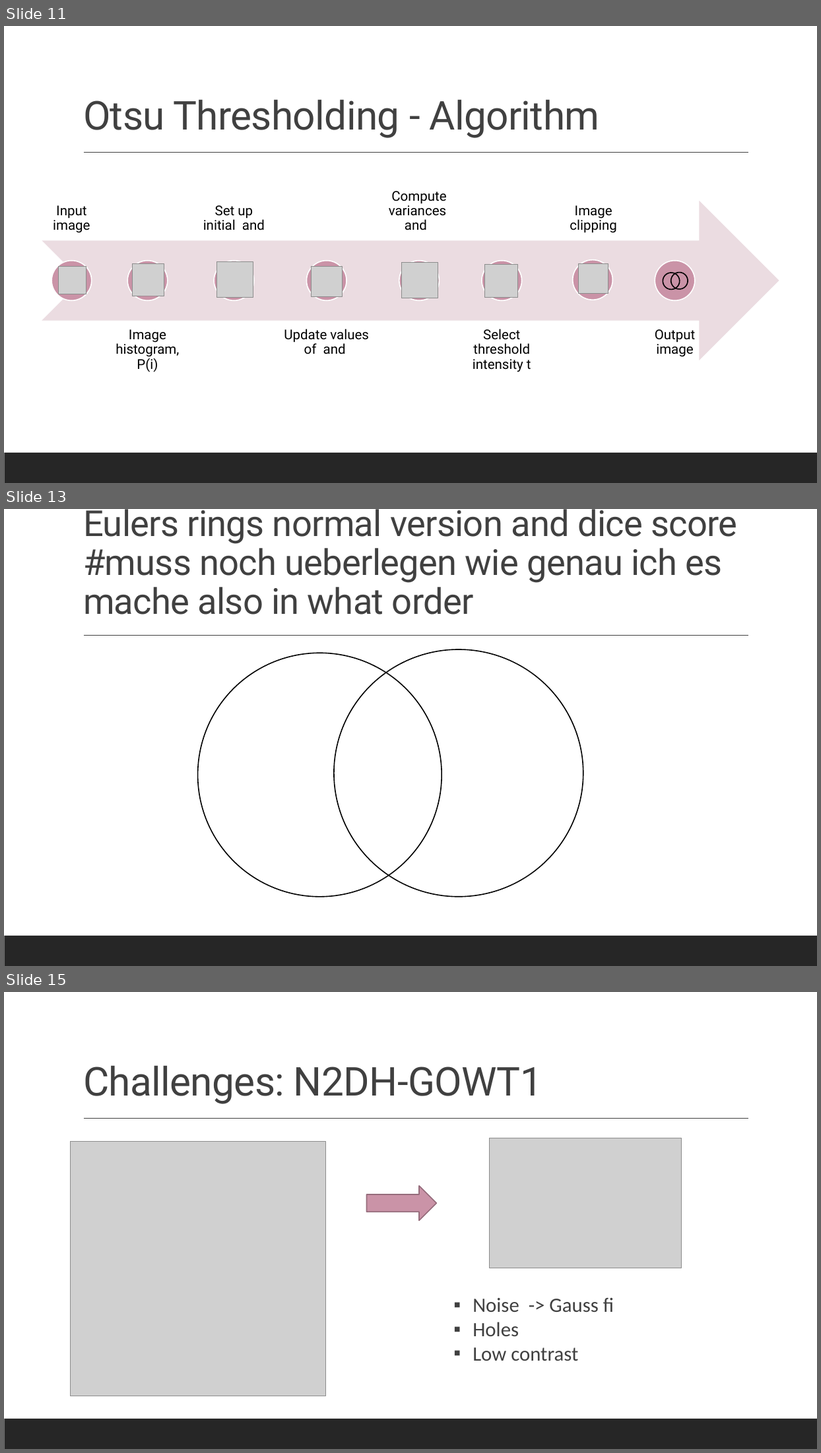
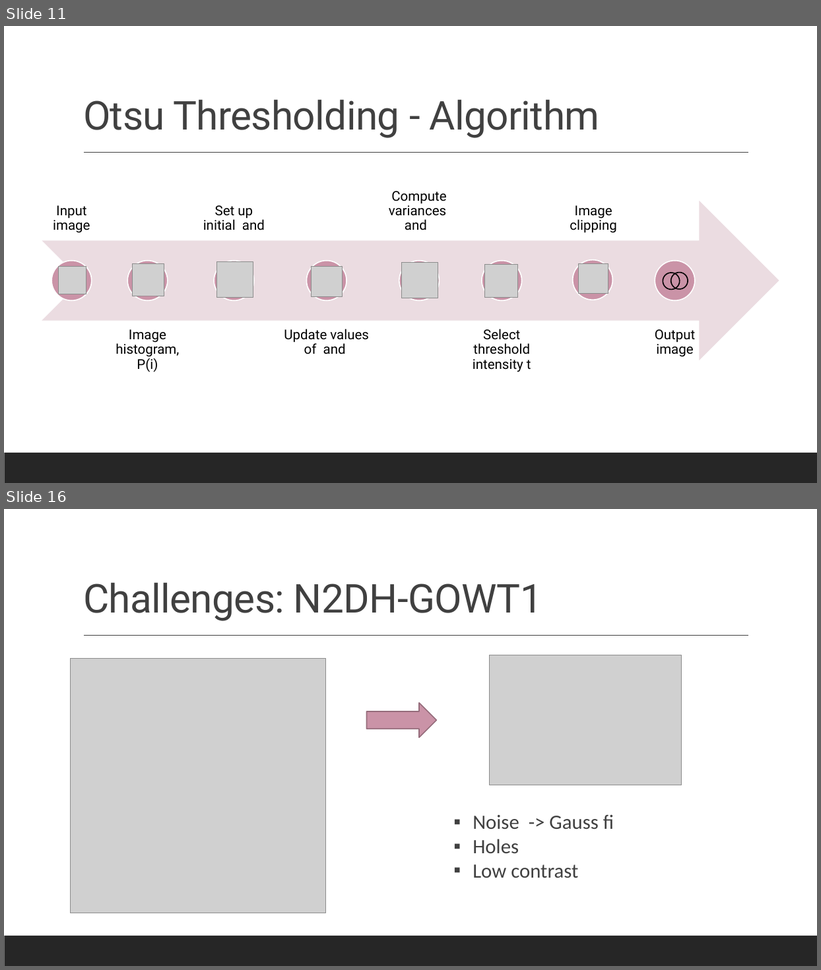
Before and after one commit to datascience-mobi-2022/2022-topic-01-team-04, a slide deck: presentation/layout(2).pptx. Shown one above the other, each under a label of ours: slides 11, 13 and 15 before the commit, slides 11 and 16 after it; the slides between them are not shown. The pictures are 821x1453 and 821x970 pixels, drawn with LibreOffice and Linux fonts; fonts in the diff are those of the drawing; grey boxes stand for pictures. Boxes give left, top, right and bottom in pixels: in the first picture for what was removed or moved away, otherwise in the second. Text is boxed around its words. In the diff, an @@ line names an element or a change of style, - is before the commit and + after.

```diff
--- a/presentation/layout(2).pptx
+++ b/presentation/layout(2).pptx
@@ slide 13 removed at (4, 509, 817, 966), background #FFFFFF; not listed: 2 template elements that a slide beside it also shows @@
@@ title removed at (83, 509, 737, 615) @@
-Eulers rings normal version and dice score #muss noch ueberlegen wie genau ich es mache also in what order
@@ ellipse removed at (198, 653, 442, 897) @@
@@ ellipse removed at (334, 650, 583, 898) @@
@@ what was slide 15 is now slide 16 @@
```
Also in this commit, not shown: 1 slide changed, 3 slides added, 1 other slide removed.
